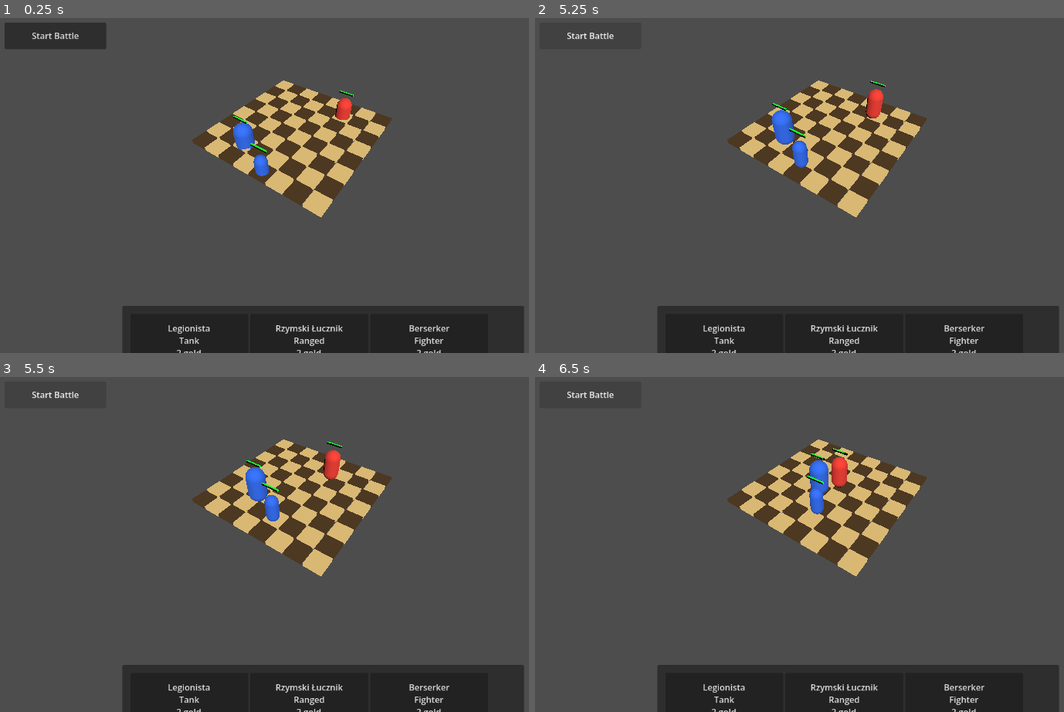
Above: before the commit, frames 1-4 (two rows, left to right).
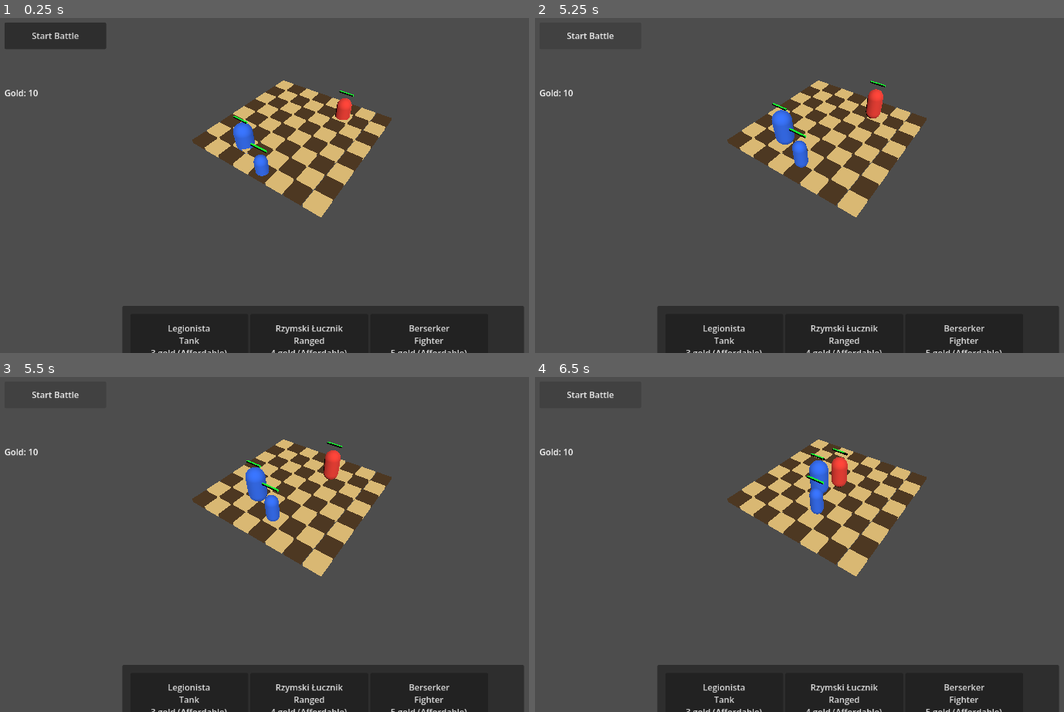
Above: after the commit, the same moments.

Repository: janmgryka-bit/warmarket
Game: Godot game, scene res://scenes/Main.tscn
Two runs of this game, one before a commit and one after it. Both use one fixed random seed, a clock stepped at 60 frames per second and the inputs below.
Inputs (mouse positions are in pixels of both pictures, inside the frame that each line leads up to):
- Up to frame 1 (0.25 s): no input
- Up to frame 2 (5.25 s): click (725, 339) at 0.5 s, where only the run before the commit has a clickable "Legionista Tank 2 gold"; click (725, 339) at 1.25 s, where only the run after the commit has a clickable "Legionista Tank 3 gold (Affor…"; click (841, 339) at 2 s, where only the run before the commit has a clickable "Rzymski Łucznik Ranged 2 gold"; click (841, 339) at 2.75 s, where only the run after the commit has a clickable "Rzymski Łucznik Ranged 4 gold…"; click (963, 339) at 3.5 s, where only the run before the commit has a clickable "Berserker Fighter 2 gold"; click (963, 339) at 4.25 s, where only the run after the commit has a clickable "Berserker Fighter 5 gold (Aff…"; click "Start Battle" at 5 s
- Up to frame 3 (5.5 s): no input
- Up to frame 4 (6.5 s): click "Start Battle" at 5.75 s

The runs differ from the first frame. In frame 1, 0.3% of the frame differs, in the area x 0-89%, y 21-100%; in frame 2, 0.3%; in frame 3, 0.3%; in frame 4, 0.3%.

Commit message:
Add gold costs to shop purchases

Diff:
--- a/godot_project/war-market/scenes/Main.tscn
+++ b/godot_project/war-market/scenes/Main.tscn
@@ -48,6 +48,13 @@
 offset_bottom = 140.0
 text = "Restart Round"
 
+[node name="GoldLabel" type="Label" parent="UI" unique_id=1612883263]
+offset_left = 30.0
+offset_top = 150.0
+offset_right = 210.0
+offset_bottom = 190.0
+text = "Gold: 10"
+
 [node name="ShopPanel" type="Panel" parent="UI" unique_id=1612883262]
 offset_left = 250.0
 offset_top = 560.0
--- a/godot_project/war-market/scripts/game.gd
+++ b/godot_project/war-market/scripts/game.gd
@@ -6,6 +6,7 @@
 @onready var restart_button: Button = $UI/RestartRoundButton
 @onready var round_result_label: Label = $UI/RoundResultLabel
 @onready var shop_items: HBoxContainer = $UI/ShopPanel/ShopItems
+@onready var gold_label: Label = $UI/GoldLabel
 
 var unit_scene: PackedScene = preload("res://units/Unit.tscn")
 var unit_database = preload("res://scripts/unit_database.gd")
@@ -13,6 +14,7 @@
 var round_ended: bool = false
 var selected_unit: CharacterBody3D = null
 var selected_shop_unit_id: String = ""
+var player_gold: int = 10
 var shop_unit_ids: Array[String] = [
 	"roman_legionary",
 	"roman_archer",
@@ -37,6 +39,7 @@
 	round_result_label.text = ""
 	restart_button.visible = false
 
+	update_gold_label()
 	spawn_test_units()
 	populate_shop()
 
@@ -135,8 +138,18 @@
 		return
 
 	if selected_shop_unit_id != "":
-		spawn_unit_by_id(selected_shop_unit_id, 0, grid_pos)
-		print("Bought and placed unit: ", selected_shop_unit_id, " at ", grid_pos)
+		var data: Dictionary = unit_database.get_unit_data(selected_shop_unit_id)
+		var cost = data["base_price"]
+
+		if player_gold >= cost:
+			spawn_unit_by_id(selected_shop_unit_id, 0, grid_pos)
+			player_gold -= cost
+			update_gold_label()
+			print("Bought and placed unit: ", selected_shop_unit_id, " at ", grid_pos, " for ", cost, " gold")
+			populate_shop()
+		else:
+			print("Cannot afford unit. Need ", cost, " gold, have ", player_gold)
+
 		selected_shop_unit_id = ""
 		return
 
@@ -232,7 +245,10 @@
 	round_result_label.text = ""
 	restart_button.visible = false
 	selected_unit = null
-
+	player_gold += 5
+
+	update_gold_label()
+	populate_shop()
 	spawn_test_units()
 
 func clear_units() -> void:
@@ -250,11 +266,15 @@
 
 		var card := Button.new()
 		card.custom_minimum_size = Vector2(220, 90)
-		card.text = "%s\n%s\n%d gold" % [
+		var can_afford = player_gold >= data["base_price"]
+		var affordability_text = "(Affordable)" if can_afford else "(Too Expensive)"
+		card.text = "%s\n%s\n%d gold %s" % [
 			data["name"],
 			data["role"],
-			data["base_price"]
+			data["base_price"],
+			affordability_text
 		]
+		card.disabled = not can_afford
 
 		card.pressed.connect(_on_shop_card_pressed.bind(unit_id))
 		shop_items.add_child(card)
@@ -277,10 +297,18 @@
 	if data.is_empty():
 		return
 
+	var cost = data["base_price"]
+	if player_gold < cost:
+		print("Cannot afford ", data["name"], ". Need ", cost, " gold, have ", player_gold)
+		return
+
 	selected_shop_unit_id = unit_id
 
 	if selected_unit != null and is_instance_valid(selected_unit):
 		selected_unit.set_selected(false)
 	selected_unit = null
 
-	print("SELECTED SHOP UNIT: ", data["name"], " / price: ", data["base_price"])
+	print("SELECTED SHOP UNIT: ", data["name"], " / price: ", cost)
+
+func update_gold_label() -> void:
+	gold_label.text = "Gold: %d" % player_gold
--- a/godot_project/war-market/scripts/unit_database.gd
+++ b/godot_project/war-market/scripts/unit_database.gd
@@ -6,7 +6,7 @@
 		"faction": "Romans",
 		"role": "Tank",
 		"tier": 1,
-		"base_price": 2,
+		"base_price": 3,
 		"max_hp": 140,
 		"damage": 12,
 		"attack_cooldown": 1.0,
@@ -19,7 +19,7 @@
 		"faction": "Romans",
 		"role": "Ranged",
 		"tier": 1,
-		"base_price": 2,
+		"base_price": 4,
 		"max_hp": 80,
 		"damage": 9,
 		"attack_cooldown": 1.2,
@@ -32,7 +32,7 @@
 		"faction": "Vikings",
 		"role": "Fighter",
 		"tier": 1,
-		"base_price": 2,
+		"base_price": 5,
 		"max_hp": 110,
 		"damage": 18,
 		"attack_cooldown": 1.1,
